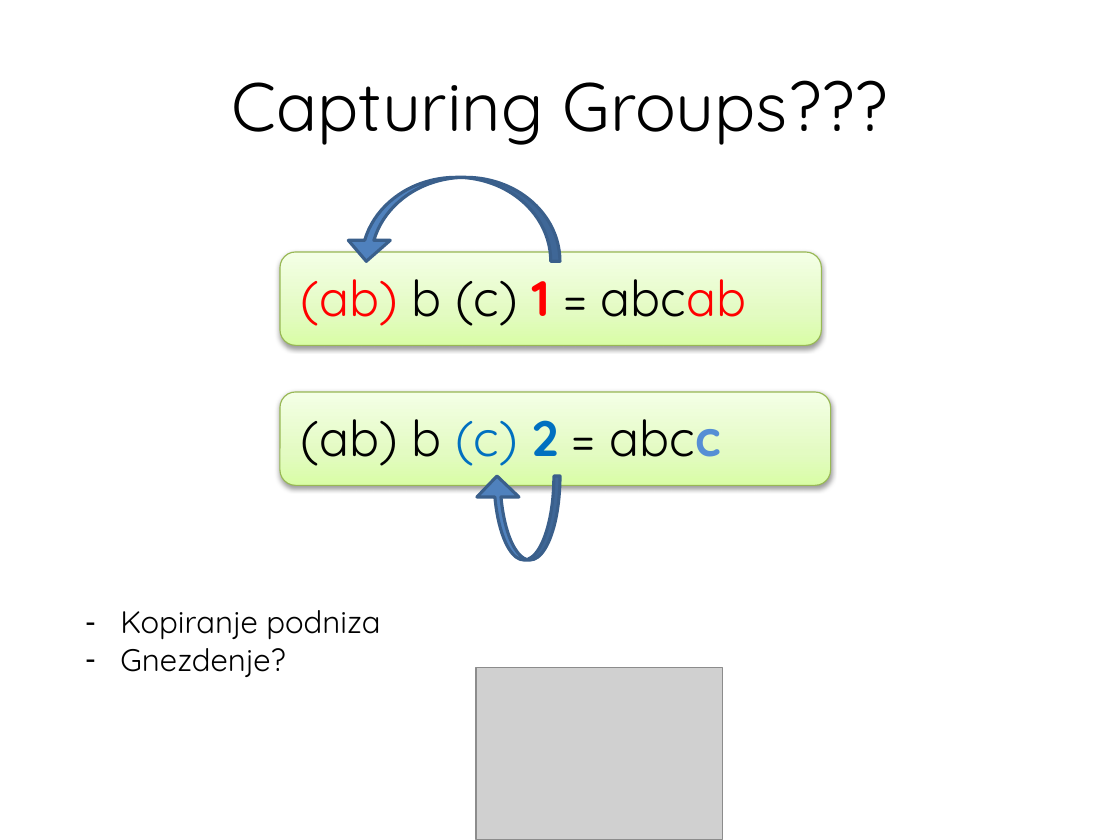
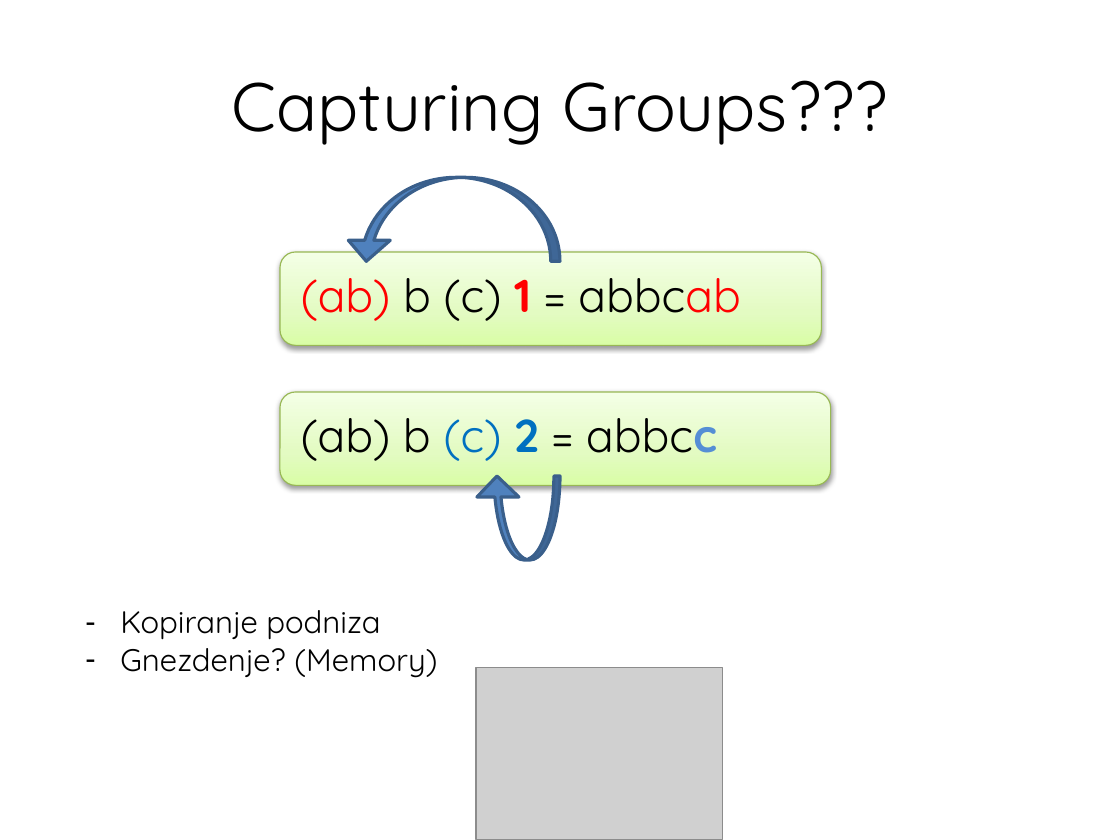
Before and after one commit to tadeboro/reglang, a slide deck: slide 22 of presentation/RegexRangers.pptx. Drawn at 1120x840 pixels with LibreOffice and Linux fonts; fonts in the diff are those of the drawing; grey boxes stand for pictures. Boxes give left, top, right and bottom in pixels: in the first picture for what was removed or moved away, otherwise in the second. Text is boxed around its words. In the diff, an @@ line names an element or a change of style, - is before the commit and + after.

```diff
--- a/presentation/RegexRangers.pptx
+++ b/presentation/RegexRangers.pptx
@@ text at <box>301,278,740,321</box>: text changed; size 32 to 29.6 pt @@
-(ab) b (c) 1 = abcab
+(ab) b (c) 1 = abbcab
@@ text at <box>301,418,717,461</box>: text changed; size 32 to 29.6 pt @@
-(ab) b (c) 2 = abcc
+(ab) b (c) 2 = abbcc
@@ text at <box>120,638,437,678</box>: text changed @@
-– Gnezdenje?
+– Gnezdenje? (Memory)
```
Also in this commit, not shown: 3 other slides changed, 2 other files.
